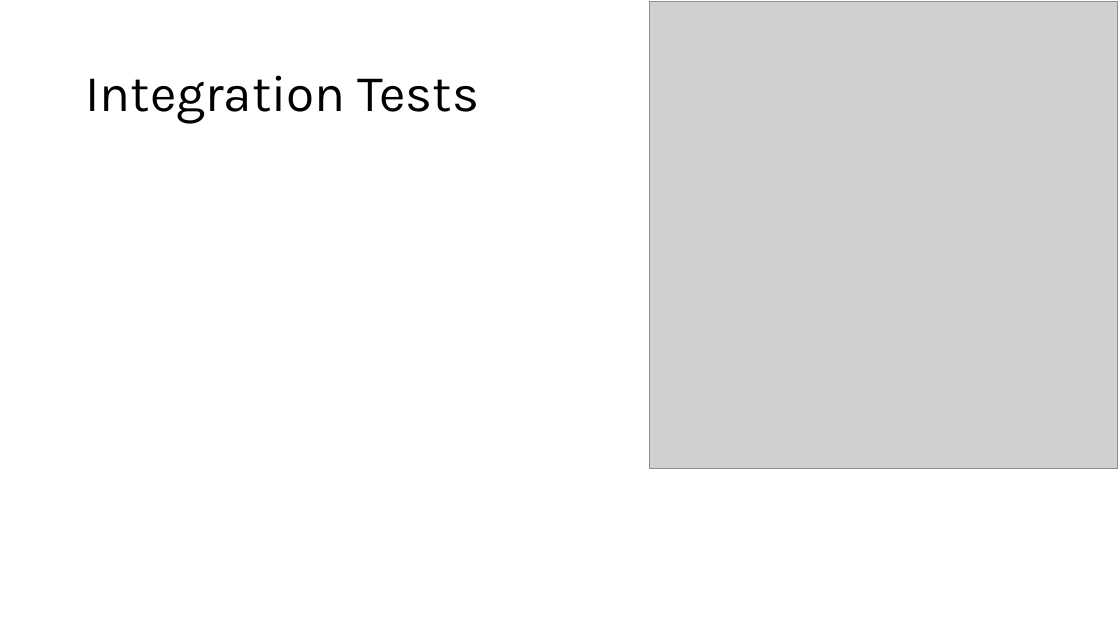
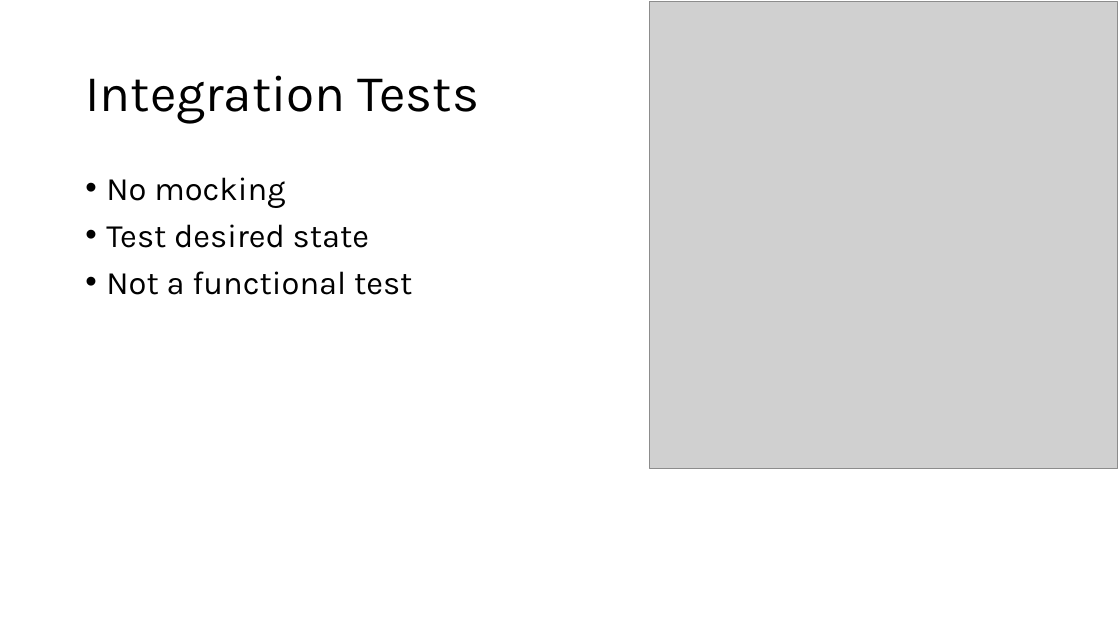
Before and after one commit to rchaganti/Presentations, a slide deck: slide 10 of psconfAsia2018/DSC-Workshop/PSConf_Asia-DSC_OVF.pptx. Drawn at 1120x630 pixels with LibreOffice and Linux fonts; fonts in the diff are those of the drawing; grey boxes stand for pictures. Boxes give left, top, right and bottom in pixels: in the first picture for what was removed or moved away, otherwise in the second. Text is boxed around its words. In the diff, an @@ line names an element or a change of style, - is before the commit and + after.

```diff
--- a/psconfAsia2018/DSC-Workshop/PSConf_Asia-DSC_OVF.pptx
+++ b/psconfAsia2018/DSC-Workshop/PSConf_Asia-DSC_OVF.pptx
@@ text added at [106, 177, 412, 295], 28 pt, text #000000 @@
+• No mocking
+• Test desired state
+• Not a functional test
```
Also in this commit, not shown: 1 other slide changed.
